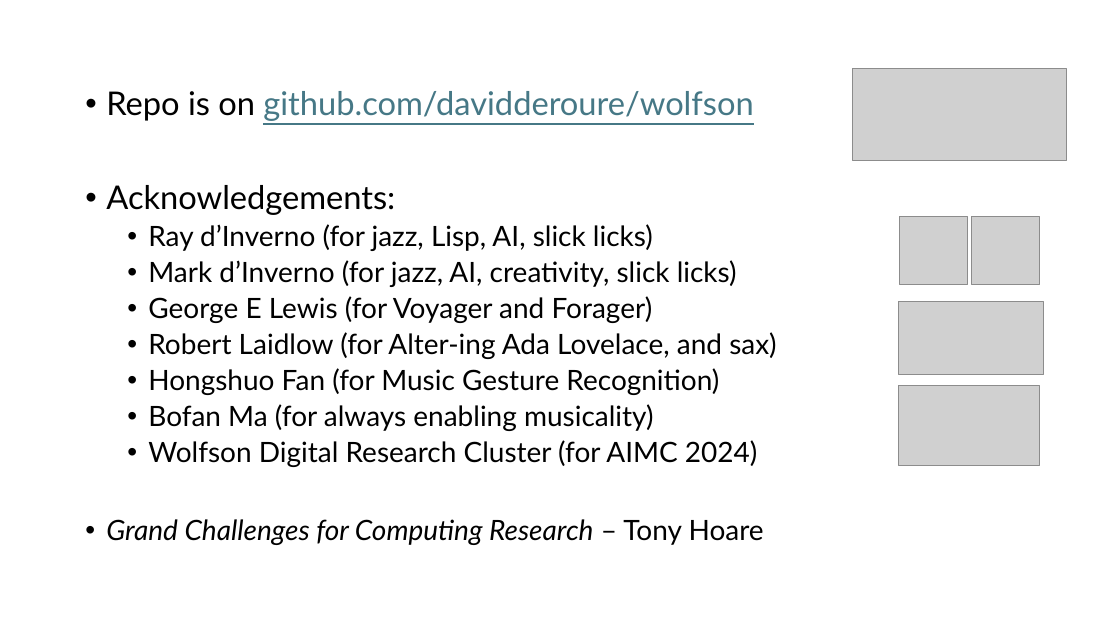
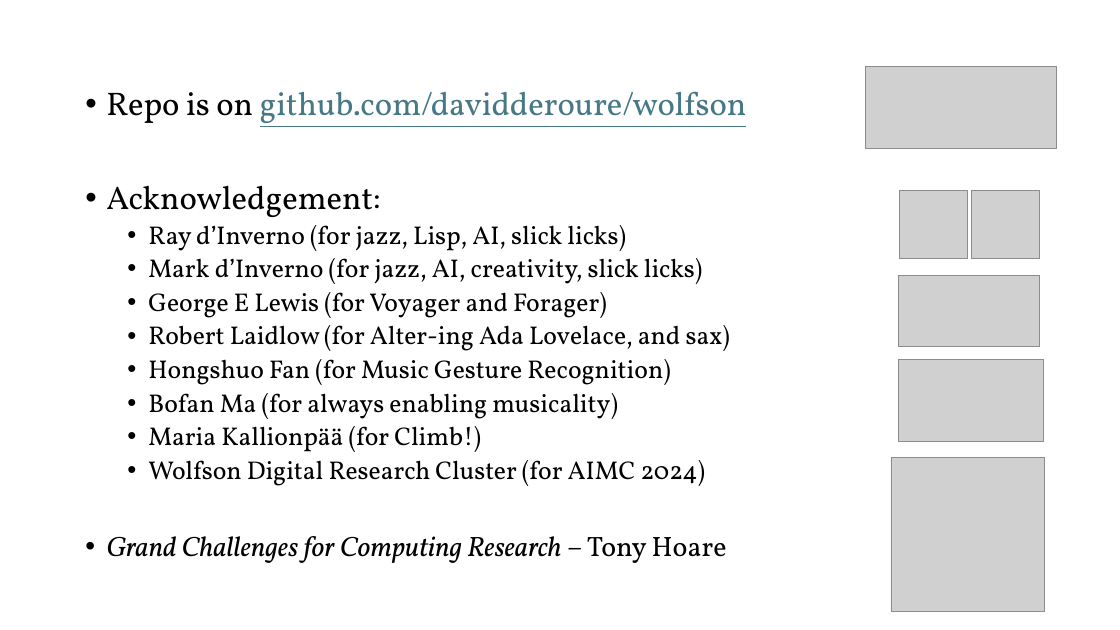
Before and after one commit to davidderoure/wolfson, a slide deck: slide 9 of docs/wolfson.pptx (slide 8 before the commit). Drawn at 1120x630 pixels with LibreOffice and Linux fonts; fonts in the diff are those of the drawing; grey boxes stand for pictures. Boxes give left, top, right and bottom in pixels: in the first picture for what was removed or moved away, otherwise in the second. Text is boxed around its words. In the diff, an @@ line names an element or a change of style, - is before the commit and + after.

```diff
--- a/docs/wolfson.pptx
+++ b/docs/wolfson.pptx
@@ picture: place and size @@
-picture at bbox=[853, 69, 1067, 160]
+picture at bbox=[865, 66, 1056, 149]
@@ text at bbox=[106, 91, 747, 563]: font Lato to Vollkorn in "Repo is on github.com/davidderoure/wolfson", "Ray d’Inverno (for jazz, Lisp, AI, slick ...", "Mark d’Inverno (for jazz, AI, creativity, slick ...", "George E Lewis (for Voyager and Forager)" and 5 more places; size 24 to 22 pt in "Ray d’Inverno (for jazz, Lisp, AI, slick ...", "Mark d’Inverno (for jazz, AI, creativity, slick ...", "George E Lewis (for Voyager and Forager)", "Robert Laidlow (for Alter-ing Ada Lovelace, and ..." and 3 more places @@
@@ text at bbox=[106, 185, 380, 217]: text changed; font Lato to Vollkorn @@
-• Acknowledgements:
+• Acknowledgement:
@@ picture: place and size @@
-picture at bbox=[900, 217, 968, 285]
+picture at bbox=[900, 191, 968, 259]
@@ picture: place and size @@
-picture at bbox=[972, 217, 1040, 285]
+picture at bbox=[972, 191, 1040, 259]
@@ picture: place and size @@
-picture at bbox=[899, 301, 1044, 374]
+picture at bbox=[899, 276, 1040, 347]
@@ picture: place and size @@
-picture at bbox=[899, 386, 1040, 465]
+picture at bbox=[899, 360, 1044, 442]
@@ text at bbox=[148, 426, 481, 452]: paragraph added @@
+  • Maria Kallionpää (for Climb!)
@@ picture added at bbox=[891, 458, 1045, 612] @@
```
Also in this commit, not shown: 6 other slides changed, 3 slides added, 1 slide removed, 1 other file.
